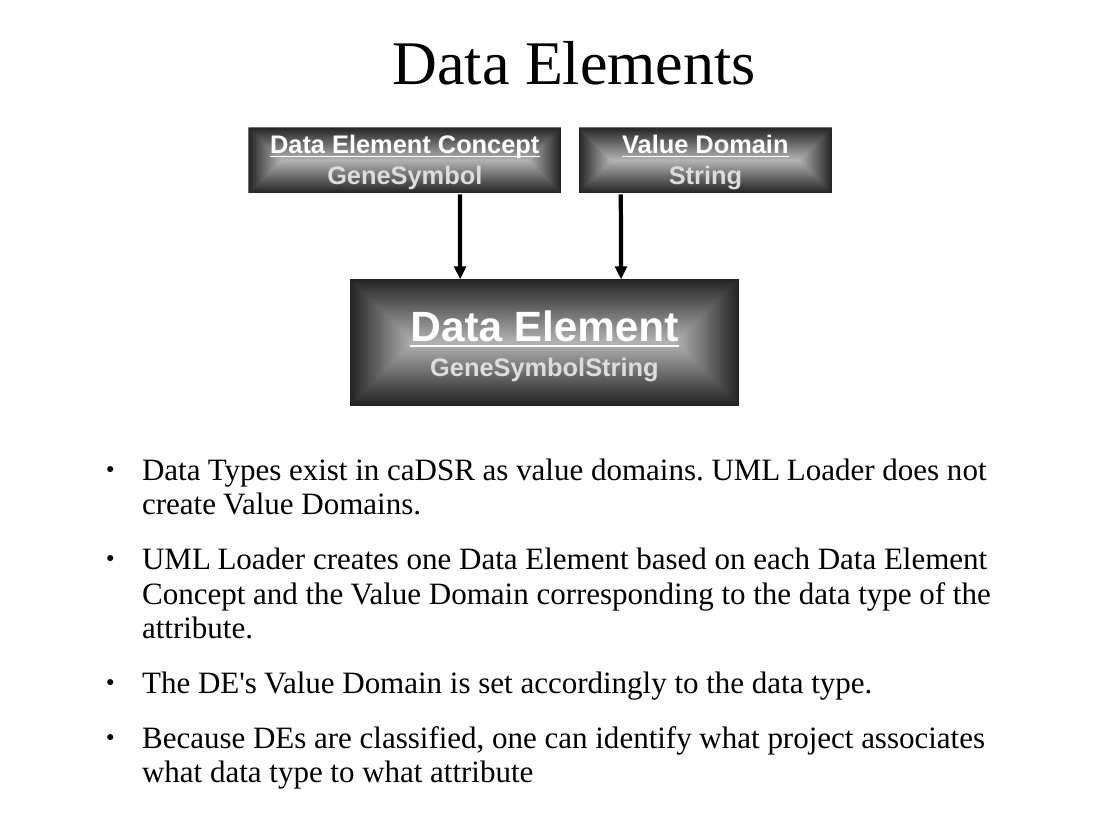
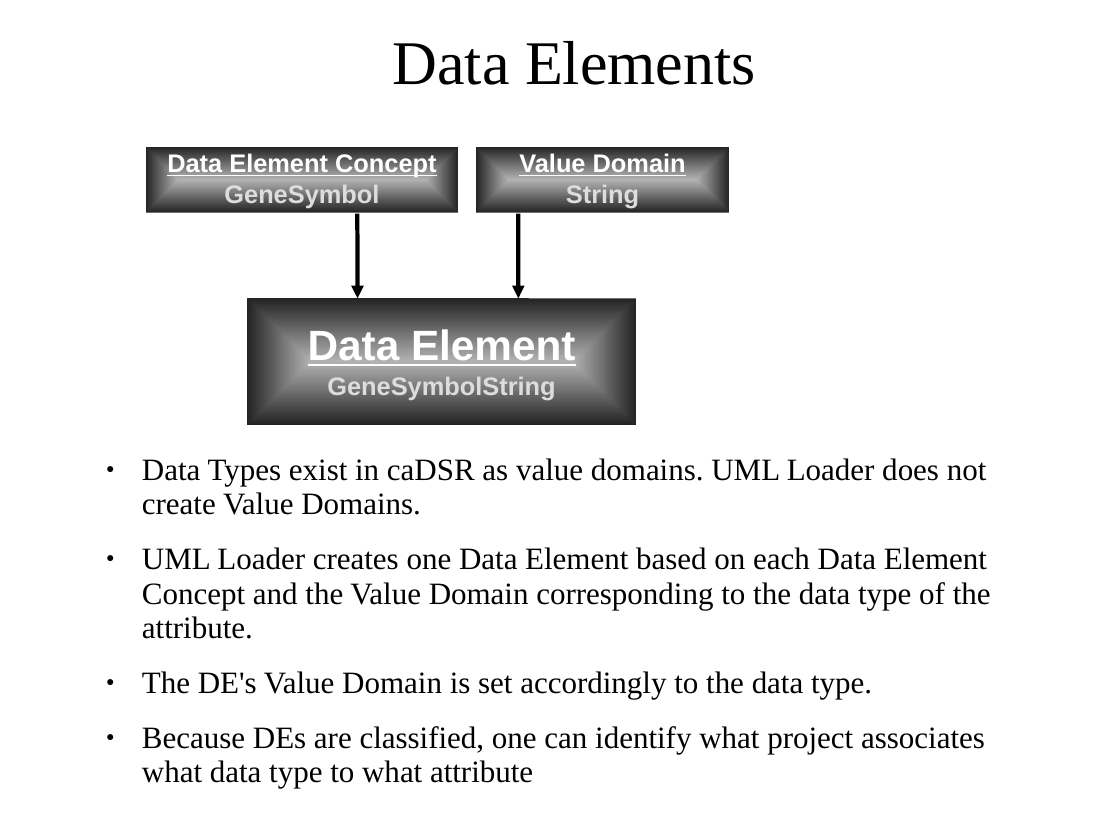
Before and after one commit to NCIP/cadsr-semantic-tools, a slide deck: slide 21 of docs/mapping-presentation-draft.ppt (slide 18 before the commit). Drawn at 1120x840 pixels with LibreOffice and Linux fonts; fonts in the diff are those of the drawing; background and template pictures are left out. Boxes give left, top, right and bottom in pixels: in the first picture for what was removed or moved away, otherwise in the second. Text is boxed around its words. In the diff, an @@ line names an element or a change of style, - is before the commit and + after.

```diff
--- a/docs/mapping-presentation-draft.ppt
+++ b/docs/mapping-presentation-draft.ppt
@@ text "Value Domain" moved from (x1=622, y1=133, x2=788, y2=190) to (x1=519, y1=152, x2=686, y2=209) @@
@@ rounded rectangle moved from (x1=578, y1=127, x2=832, y2=193) to (x1=476, y1=146, x2=730, y2=212) @@
@@ arrow moved from (621, 194) - (621, 279) to (358, 213) - (358, 299) @@
@@ arrow moved from (460, 194) - (460, 279) to (518, 213) - (518, 299) @@
@@ 2 texts, 2 rounded rectangles moved together from (x1=248, y1=127, x2=739, y2=407) to (x1=145, y1=146, x2=636, y2=426) @@
```
Also in this commit, not shown: 10 other slides changed, 6 slides added, 1 slide removed.
